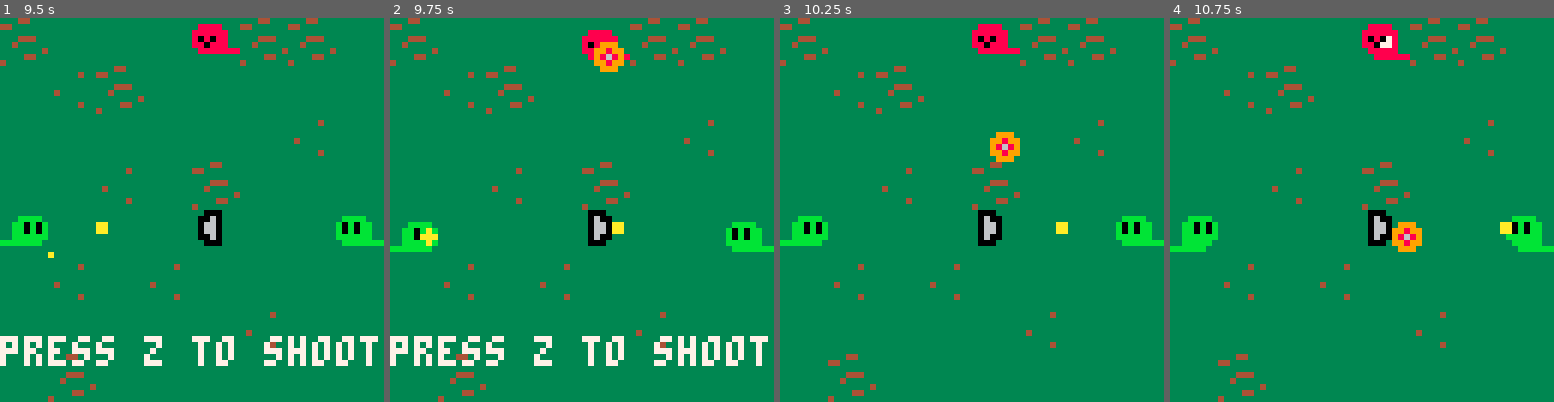
Above: before the commit, frames 1-4 (left to right).
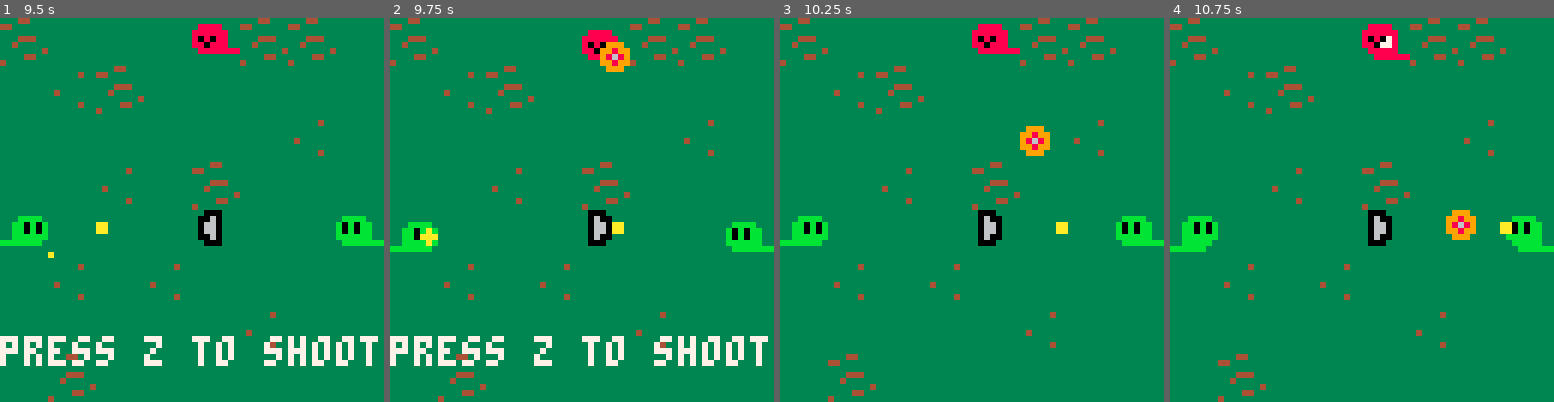
Above: after the commit, the same moments.

Repository: matheusmortatti/LOWREZJAM2020
Game: PICO-8 cartridge template.p8
Two runs of this game, one before a commit and one after it. Both use one fixed random seed, a clock stepped at 60 frames per second and the inputs below.
Inputs:
- Up to frame 1 (9.5 s): tap X (X key) at 0.33, 1.07, 1.85, 2.97, 4.08, 5.2, 6.32, 7.43, 8.55 s; tap O (Z key) at 0.7, 1.7, 2.1, 2.5, 2.9, 3.3, 3.7, 4.1, 4.5, 4.9, 5.3, 5.7, 6.1, 6.5, 6.9, 7.3, 7.7, 8.1, 8.5, 8.9, 9.3 s; hold Right 1.6-2.1 s; hold Up 2.15-2.42 s; hold Right 2.47-3.03 s; hold Left 3.08-3.58 s; hold Down 3.63-3.97 s; hold Right 4.02-4.68 s; hold Up 4.73-5.03 s; hold Left 5.08-5.68 s; hold Down 5.73-6.03 s; hold Right 6.08-6.58 s; hold Right 6.63-7.13 s; hold Up 7.18-7.45 s; hold Right 7.5-8.07 s; hold Left 8.12-8.62 s; hold Down 8.67-9 s; hold Right from 9.05 s (still down)
- Up to frame 2 (9.75 s): tap X (X key) at 9.67 s; tap O (Z key) at 9.7 s; release Right at 9.72 s
- Up to frame 3 (10.25 s): hold Up 9.77-10.07 s; tap O (Z key) at 10.1 s; hold Left from 10.12 s (still down)
- Up to frame 4 (10.75 s): tap O (Z key) at 10.5 s; release Left at 10.72 s

Frame 1 is identical in both runs. In frame 2, 0.4% of the frame differs, in the area x 53-63%, y 6-15%; in frame 3, 1.0%, in the area x 54-71%, y 28-38%; in frame 4, 1.0%.

Commit message:
Add waves and fix bug of not updating wave when little+no friends

Diff:
--- a/template.p8
+++ b/template.p8
@@ -1122,6 +1122,10 @@
 end
 
 function spawner:updatewave()
+		printh(self.stopchange)
+		printh(player.level)
+		printh(self.friendcount)
+		printh("------------")
 		if self.enemycount==0
 				and not self.stopchange then
 				self:nextwave()
@@ -1569,7 +1573,7 @@
 		speed=1,
     reloadtime=30,
     reloadthresh=10,
-    randomshotoffset=10,
+    randomshotoffset=5,
 
     hitbox=box(0,0,8,8),
     sprite=4,
@@ -1698,6 +1702,7 @@
 friend=npc:extend({
     sprite=40,
     asize=4,
+    reloadtime=50,
     randomshotoffset=25,
     bullet=friendbullet,
     sprchange=24
@@ -1726,6 +1731,9 @@
 
 		invoke(function()
 				self.done=true
+				if self.ondestroy then
+     	self.ondestroy:exec()
+    end
 		end,180,self)
 
 		self:become("none")
@@ -1786,7 +1794,7 @@
 							speed=0,
 							dir=v(-1,0),
        reloadtime=rnd(5) + 60,
-       randomshotoffset=25,
+       randomshotoffset=15,
        changetime=1000
 					} end
 				},
@@ -1819,13 +1827,75 @@
 						class=friend,
 						data=function() return {
 								pos=v(screen_size/2,0),
-								speed=0,
+								speed=rnd(2),
 								dir=v(-1,0)
 						} end
 				},
 		},
 		{
 		-- wave 2
+				{
+						class=enemy,
+						qty=3,
+						data=function() return {
+								pos=v(rnd(64),0),
+								speed=rnd(2),
+								dir=v(1,0),
+                reloadtime=rnd(5) + 25
+						} end
+				},
+		},
+		{
+		-- wave 3
+				{
+						class=enemy,
+						qty=1,
+						data=function() return {
+								pos=v(rnd(20),0),
+								speed=rnd(2),
+								dir=v(1,0),
+                reloadtime=rnd(5) + 25
+						} end
+				},
+				{
+						class=enemy,
+						qty=2,
+						data=function() return {
+								pos=v(rnd(20),screen_size-12),
+								speed=rnd(2),
+								dir=v(1,0),
+                reloadtime=rnd(5) + 25
+						} end
+				},
+		},
+		{
+		-- wave 4
+				{
+						class=enemy,
+						data=function() return {
+								pos=v(0,rnd(20)),
+								speed=rnd(2),
+								dir=v(-1,0),
+                reloadtime=rnd(5) + 25,
+                move=sine_movement,
+                aspeed=0.05,
+						} end
+				},
+				{
+						class=enemy,
+						data=function() return {
+								pos=v(screen_size,rnd(20)),
+								speed=rnd(2),
+								dir=v(-1,0),
+                reloadtime=rnd(5) + 10,
+                move=point_movement,
+                points={v(8,8),v(8,56),v(56,56),v(56,8)},
+                cur_point=1
+						} end
+				},
+		},
+		{
+		-- wave 5
 				{
 						class=enemy,
 						data=function() return {
@@ -1840,8 +1910,20 @@
 				{
 						class=friend,
 						data=function() return {
-								pos=v(screen_size,rnd(20)),
+								pos=v(rnd(screen_size),rnd(20)),
 								speed=rnd(2),
+								dir=v(-1,0),
+                reloadtime=rnd(5) + 25,
+                move=sine_movement,
+                aspeed=0.05,
+						} end
+				},
+				{
+						class=enemy,
+						qty=2,
+						data=function() return {
+								pos=v(rnd(screen_size),rnd(20)),
+								speed=rnd(3),
 								dir=v(-1,0),
                 reloadtime=rnd(5) + 10,
                 move=point_movement,
@@ -1849,28 +1931,6 @@
                 cur_point=1
 						} end
 				},
-		},
-		{
-		-- wave 3
-				{
-						class=enemy,
-						qty=2,
-						data=function() return {
-								pos=v(0,0),
-								speed=rnd(2),
-								dir=v(1,0),
-                reloadtime=rnd(5) + 25
-						} end
-				},
-				{
-						class=friend,
-						data=function() return {
-								pos=v(screen_size,0),
-								speed=rnd(2),
-								dir=v(-1,0),
-                reloadtime=rnd(5) + 10
-						} end
-				}
 		}
 }
 -->8
